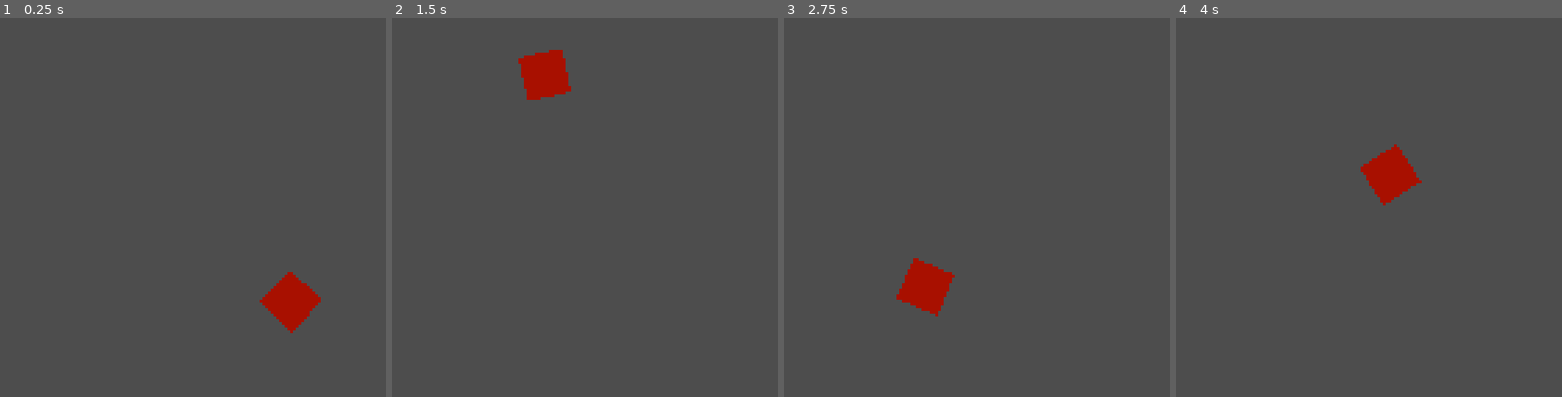
Above: before the commit, frames 1-4 (left to right).
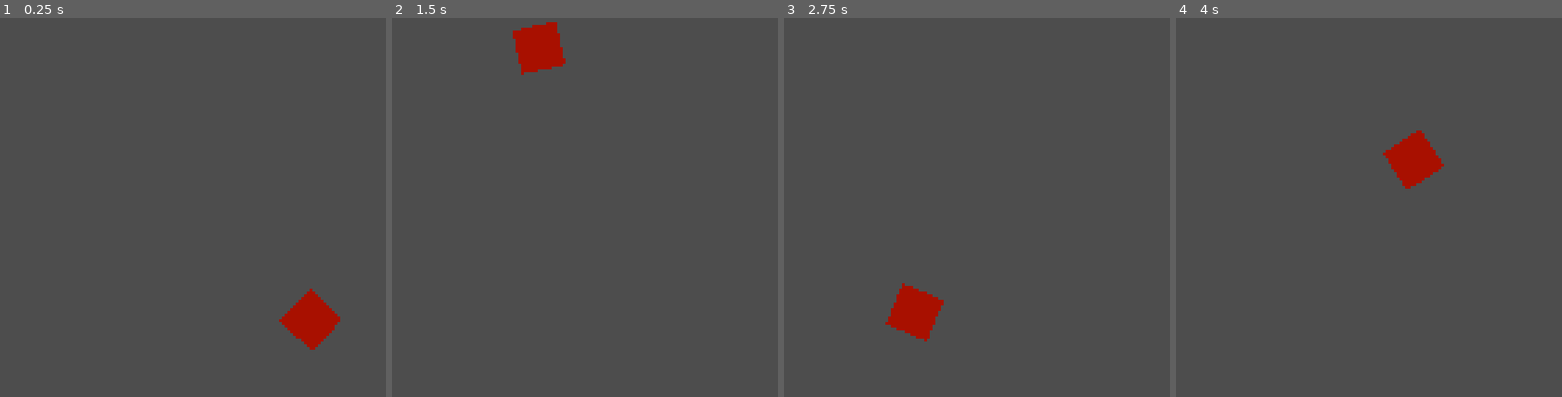
Above: after the commit, the same moments.

Repository: sym-z/gbjam-12
Game: Godot game, scene res://scenes/radial_guy.tscn
Same seed, same stepped clock (60 frames per second), same inputs: the game is played once before the commit and once after it. This scene is started directly instead of the project's main scene.
Inputs:
- Up to frame 1 (0.25 s): no input
- Up to frame 2 (1.5 s): tap Enter (START) at 0.5 s; hold D (DPAD-RIGHT) 0.53-1.28 s; tap L (A) at 0.6 s; tap K (B) at 0.8, 1.35 s; hold S (DPAD-DOWN) from 1.28 s (still down)
- Up to frame 3 (2.75 s): tap L (A) at 1.55, 2.1 s; release S (DPAD-DOWN) at 2.03 s; hold D (DPAD-RIGHT) from 2.03 s (still down); tap K (B) at 2.3 s
- Up to frame 4 (4 s): release D (DPAD-RIGHT) at 2.78 s; hold W (DPAD-UP) 2.78-3.53 s; tap K (B) at 2.85, 3.8 s; tap L (A) at 3.05 s; hold A (DPAD-LEFT) from 3.53 s (still down); tap Shift (SELECT) at 3.6 s

The runs differ from the first frame. In frame 1, 1.7% of the frame differs, in the area x 67-89%, y 67-88%; in frame 2, 1.7%; in frame 3, 1.7%; in frame 4, 1.7%, in the area x 47-70%, y 29-50%.

Commit message:
Difficulty scaling

Diff:
--- a/game-files/scenes/bad_guy.tscn
+++ b/game-files/scenes/bad_guy.tscn
@@ -19,7 +19,6 @@
 
 [node name="Bad Guy" type="Node2D"]
 script = ExtResource("1_qcadk")
-speed = 25
 
 [node name="AnimatedSprite2D" type="AnimatedSprite2D" parent="."]
 sprite_frames = SubResource("SpriteFrames_xfng4")
--- a/game-files/scenes/radial_guy.tscn
+++ b/game-files/scenes/radial_guy.tscn
@@ -19,7 +19,7 @@
 
 [node name="Radial Guy" type="Node2D" node_paths=PackedStringArray("body", "creep_clock")]
 script = ExtResource("1_346tb")
-radius = 55
+radius = 65
 body = NodePath("Guy")
 creep_clock = NodePath("Creep Timer")
 radial_creep = 10.0
--- a/game-files/scripts/bad_guy.gd
+++ b/game-files/scripts/bad_guy.gd
@@ -1,22 +1,31 @@
 extends Node2D
-@export var speed : int = 5
+@export var speed : float = 25
 @export var direction : Vector2 = Vector2.ZERO
 @export var damage : int = 1
 @export var health : int = 1
-@export var score_value : int = 5
+@export var score_value : int = 250
 
+@export var difficulty_tick : int = 10 # How often difficulty tick happens
+@export var delta_health : int = 1 # Amount of health increase
+@export var delta_speed : float = 1.1 # Amount speed changes every tick
+@export var delta_score : int = 250 # Amount score changes every tick
 func _ready():
-	pass
+	health += Globals.INCREASED_HEALTH
 
 func _process(delta):
 	move(delta)
 
 func move(delta):
-	position += (speed * direction) * delta
+	position += ((speed * direction) * delta ) * Globals.SPEED_MULT
 
 func destroy(killed):
 	if(killed):
-		Globals.SCORE += score_value
+		if Globals.KILLS % difficulty_tick == 0 and Globals.KILLS != 0: # Every tenth kill,
+			Globals.INCREASED_HEALTH += delta_health # Enemies require 1 more hit
+			Globals.SPEED_MULT *= delta_speed # Enemies move 10% faster
+			Globals.SCORE_BUFF += delta_score  # Enemies now give 250 more points
+			print('difficulty increase')
+		Globals.SCORE = Globals.SCORE + score_value + Globals.SCORE_BUFF
 		print("Score: ", Globals.SCORE)
 	queue_free()
 
--- a/game-files/scripts/globals.gd
+++ b/game-files/scripts/globals.gd
@@ -5,6 +5,12 @@
 var BASIC_ODDS : int = 70
 var SPECIAL_ODDS : int = 20
 var RARE_ODDS : int = 10
+
+var KILLS : int = 0 # Actual number of enemies defeated
+var INCREASED_HEALTH : int = 0 # How many extra hits are required because of the difficulty
+var SPEED_MULT : float = 1.0 # How much to multiply the speed by as the difficulty increases
+var SCORE_BUFF : int = 0 # How many extra points are added because of difficulty
+var SPAWN_INCREASE : float = 1.0 # Decreases intervals between spawns
 func _ready():
 	pass
 
@@ -12,3 +18,11 @@
 
 func _process(_delta):
 	pass
+
+func reset_difficulty():
+	SCORE = 0
+	LIVES = 3
+	KILLS  = 0 # Actual number of enemies defeated
+	INCREASED_HEALTH = 0 # How many extra hits are required because of the difficulty
+	SPEED_MULT = 1.0 # How much to multiply the speed by as the difficulty increases
+	SCORE_BUFF = 0 # How many extra points are added because of difficulty
--- a/game-files/scripts/goodguy.gd
+++ b/game-files/scripts/goodguy.gd
@@ -125,8 +125,7 @@
 	sprite.visible = false
 	if Globals.LIVES == 0:
 		# GAME OVER
-		Globals.SCORE = 0
-		Globals.LIVES = 3
+		Globals.reset_difficulty()
 	else:
 		# RESTART LEVEL
 		Globals.LIVES -= 1
@@ -168,17 +167,15 @@
 			#print("Enemy Hit")
 			# Isolate the root node of the enemy, and apply damage to its health
 			target.owner.hurt(damage)
+			Globals.KILLS += 1
 		else:
 			#print("Enemy Miss")
 			pass
 
 func restart_level():
 	respawn_clock.start()
-
 func _on_respawn_timer_timeout():
 	owner.get_tree().reload_current_scene()
-
-
 func _on_north_anim_animation_finished():
 	north_anim.visible = false
 func _on_south_anim_animation_finished():
--- a/game-files/scripts/level_one.gd
+++ b/game-files/scripts/level_one.gd
@@ -40,6 +40,7 @@
 ### PATH FOR SPAWNING WORSE GUY ###
 @export var path : Path2D
 
+@export var delta_spawn : float = 0.05 # Amount that spawn interval decreases every 10 kills
 func _ready():
 	position_actors()
 	### HOLD MARKERS IN ARRAY ###
@@ -116,4 +117,6 @@
 func _on_spawn_timer_timeout():
 	if(!player.dead):
 		spawn_enemy()
-		spawn_clock.wait_time = randf_range(min_spawn_time, max_spawn_time)
+		if Globals.KILLS % 10 == 0 and Globals.KILLS != 0:
+			Globals.SPAWN_INCREASE -= delta_spawn #5% Less time between spawns every 10 kills
+		spawn_clock.wait_time = randf_range(min_spawn_time, max_spawn_time) * Globals.SPAWN_INCREASE
--- a/game-files/scripts/radial_guy.gd
+++ b/game-files/scripts/radial_guy.gd
@@ -7,7 +7,7 @@
 
 @export var damage : int = 1
 @export var health : int = 1
-@export var score_value : int = 5
+@export var score_value : int = 1000
 @export var radius : int = 35
 # What is being rotated
 @export var body : Node2D
@@ -21,8 +21,13 @@
 # How long until the guy creeps forward
 @export var creep_time : float = 1.0
 
+@export var difficulty_tick : int = 10 # How often difficulty tick happens
+@export var delta_health : int = 1 # Amount of health increase
+@export var delta_speed : float = 1.1 # Amount speed changes every tick
+@export var delta_score : int = 250 # Amount score changes every tick
 
 func _ready():
+	health += Globals.INCREASED_HEALTH
 	# Start creep timer
 	creep_clock.wait_time = creep_time
 	creep_clock.start()
@@ -41,11 +46,16 @@
 	move(delta)
 
 func move(delta):
-	rotation += speed * delta
+	rotation += speed * delta * Globals.SPEED_MULT
 
 func destroy(killed):
 	if(killed):
-		Globals.SCORE += score_value
+		if Globals.KILLS % difficulty_tick == 0 and Globals.KILLS != 0: # Every tenth kill,
+			Globals.INCREASED_HEALTH += delta_health # Enemies require 1 more hit
+			Globals.SPEED_MULT *= delta_speed # Enemies move 10% faster
+			Globals.SCORE_BUFF += delta_score  # Enemies now give 250 more points
+			print('difficulty increase')
+		Globals.SCORE = Globals.SCORE + score_value + Globals.SCORE_BUFF
 		print("Score: ", Globals.SCORE)
 	queue_free()
 
@@ -56,7 +66,6 @@
 
 # The enemy creeps toward the center every second
 func _on_creep_timer_timeout():
-	#radius -= radial_creep
 	if body.position.x - radial_creep < 0:
 		body.position = Vector2.ZERO
 	else:
--- a/game-files/scripts/worse_guy.gd
+++ b/game-files/scripts/worse_guy.gd
@@ -4,24 +4,33 @@
 # TODO: ATTACK PLAYER OR LEAVE
 
 extends PathFollow2D
-@export var speed : int = 100
+@export var speed : float = 100
 @export var direction : Vector2 = Vector2.ZERO
 @export var damage : int = 1
 @export var health : int = 1
-@export var score_value : int = 5
+@export var score_value : int = 500
 
+@export var difficulty_tick : int = 10 # How often difficulty tick happens
+@export var delta_health : int = 1 # Amount of health increase
+@export var delta_speed : float = 1.1 # Amount speed changes every tick
+@export var delta_score : int = 250 # Amount score changes every tick
 func _ready():
-	pass
+	health += Globals.INCREASED_HEALTH
 
 func _process(delta):
 	move(delta)
 
 func move(delta):
-	progress += speed * delta
+	progress += speed * delta * Globals.SPEED_MULT
 
 func destroy(killed):
 	if(killed):
-		Globals.SCORE += score_value
+		if Globals.KILLS % difficulty_tick == 0 and Globals.KILLS != 0: # Every tenth kill,
+			Globals.INCREASED_HEALTH += delta_health # Enemies require 1 more hit
+			Globals.SPEED_MULT *= delta_speed # Enemies move 10% faster
+			Globals.SCORE_BUFF += delta_score  # Enemies now give 250 more points
+			print('difficulty increase')
+		Globals.SCORE = Globals.SCORE + score_value + Globals.SCORE_BUFF
 		print("Score: ", Globals.SCORE)
 	queue_free()
 
Not shown, changed: DESIGN.md
